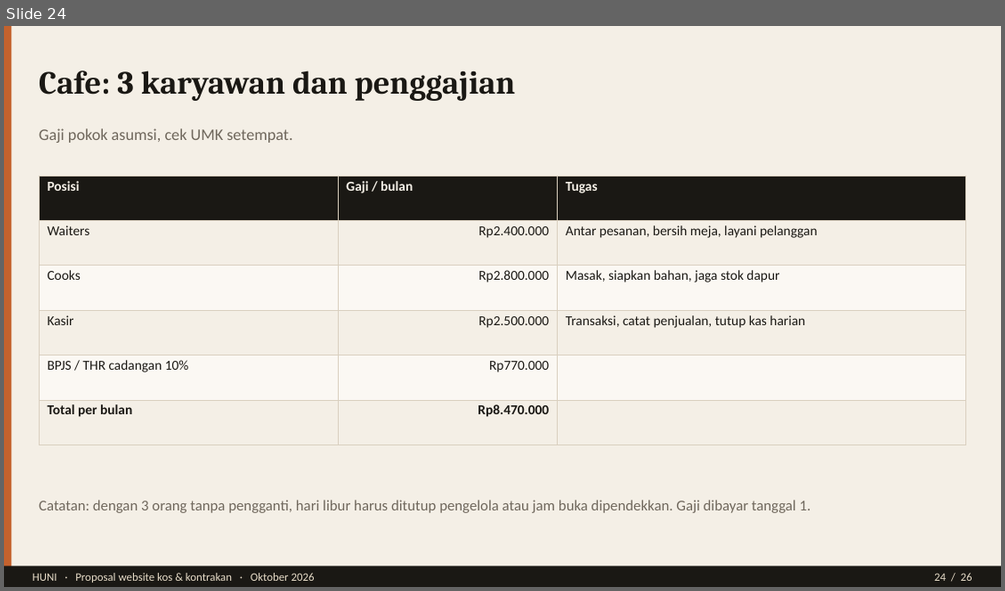
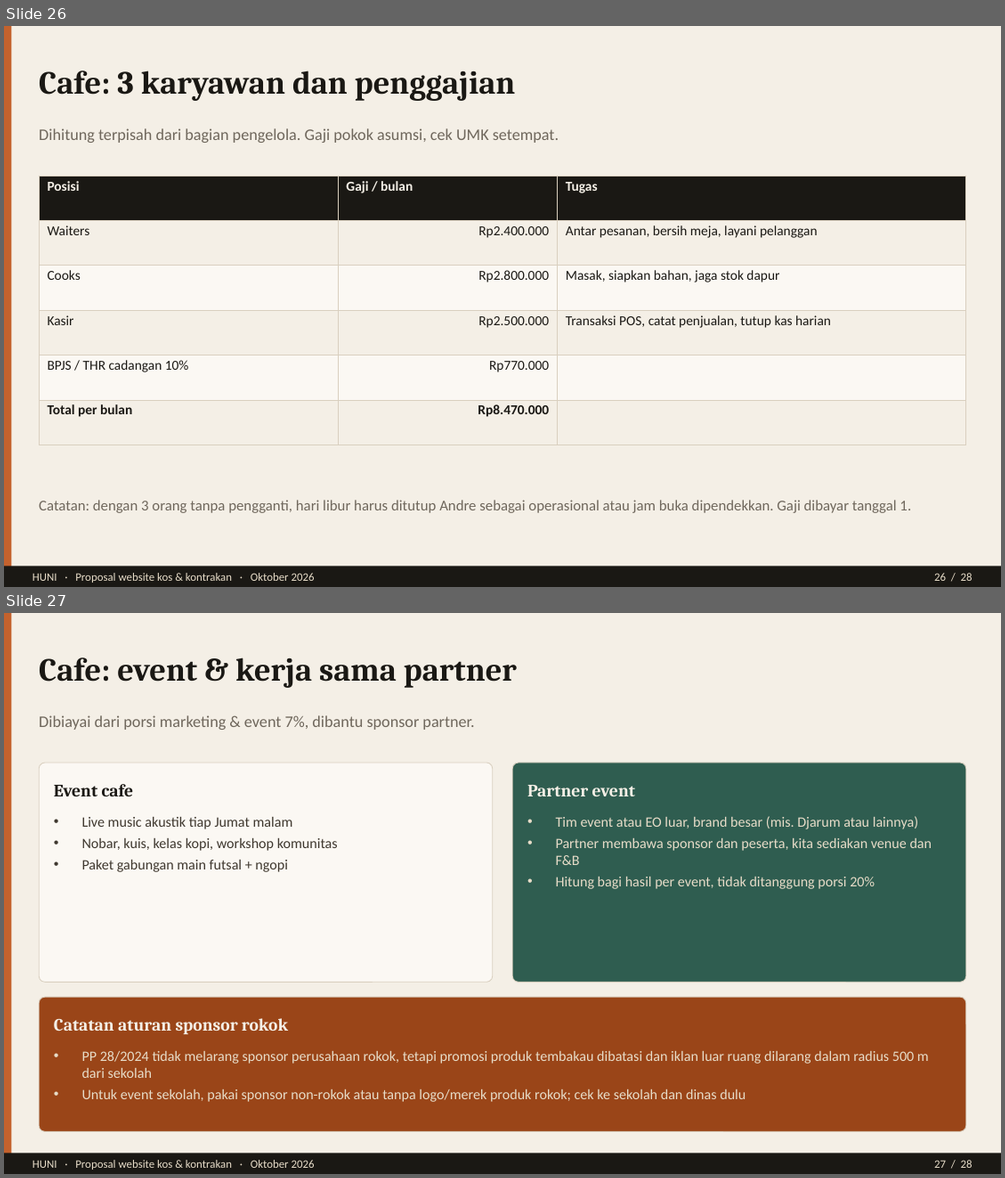
Before and after one commit to Luckywar123/Huni-porto, a slide deck: public/pitch/HUNI-Pitch-Deck-Lengkap.pptx. Shown one above the other, each under a label of ours: slide 24 before the commit, slides 26 and 27 after it. The pictures are 1005x591 and 1005x1178 pixels, drawn with LibreOffice and Linux fonts; fonts in the diff are those of the drawing. Boxes give left, top, right and bottom in pixels: in the first picture for what was removed or moved away, otherwise in the second. Text is boxed around its words. In the diff, an @@ line names an element or a change of style, - is before the commit and + after.

```diff
--- a/public/pitch/HUNI-Pitch-Deck-Lengkap.pptx
+++ b/public/pitch/HUNI-Pitch-Deck-Lengkap.pptx
@@ slide 27 added at <box>4,613,1001,1174</box>, background #FFFFFF @@
@@ rectangle added at <box>4,613,1001,1174</box>, fill #F4EFE6 @@
@@ rectangle added at <box>4,613,11,1174</box>, fill #C4622D @@
@@ text added at <box>39,657,517,688</box>, 31.2 pt, text #1A1814, bold @@
+Cafe: event & kerja sama partner
@@ text added at <box>39,715,474,730</box>, 15.6 pt, text #6F675C @@
+Dibiayai dari porsi marketing & event 7%, dibantu sponsor partner.
@@ rounded rectangle added at <box>39,763,493,981</box>, fill #FBF8F3, outline #D9CFBF 0.75 pt @@
@@ rounded rectangle added at <box>512,763,966,981</box>, fill #2F5D50, outline #D9CFBF 0.75 pt @@
@@ text added at <box>54,784,134,796</box>, 16.8 pt, text #1A1814, bold @@
+Event cafe
@@ text added at <box>527,785,635,796</box>, 16.8 pt, text #F4EFE6, bold @@
+Partner event
@@ text added at <box>82,817,338,872</box>, 13.8 pt, text #3F382F @@
+• Live music akustik tiap Jumat malam
+• Nobar, kuis, kelas kopi, workshop komunitas
+• Paket gabungan main futsal + ngopi
@@ text added at <box>556,816,932,889</box>, 13.8 pt, text #E7DCC8 @@
+• Tim event atau EO luar, brand besar (mis. Djarum atau lainnya)
+• Partner membawa sponsor dan peserta, kita sediakan venue dan F&B
+• Hitung bagi hasil per event, tidak ditanggung porsi 20%
@@ rounded rectangle added at <box>39,997,966,1131</box>, fill #9A4518, outline #D9CFBF 0.75 pt @@
@@ text added at <box>54,1018,288,1034</box>, 16.8 pt, text #F4EFE6, bold @@
+Catatan aturan sponsor rokok
@@ text added at <box>82,1051,929,1102</box>, 13.8 pt, text #E7DCC8 @@
+• PP 28/2024 tidak melarang sponsor perusahaan rokok, tetapi promosi produk tembakau dibatasi dan iklan luar ruang dilarang dalam radius 500 m dari sekolah
+• Untuk event sekolah, pakai sponsor non-rokok atau tanpa logo/merek produk rokok; cek ke sekolah dan dinas dulu
@@ rectangle added at <box>4,1153,1001,1174</box>, fill #1A1814 @@
@@ text added at <box>32,1159,315,1169</box>, 11 pt, text #E7DCC8 @@
+HUNI · Proposal website kos & kontrakan · Oktober 2026
@@ text added at <box>934,1159,972,1167</box>, 11 pt, text #E7DCC8 @@
+27 / 28
@@ what was slide 24 is now slide 26 @@
@@ slide 26 changed as well @@
@@ text at <box>39,128,558,143</box>: text changed @@
-Gaji pokok asumsi, cek UMK setempat.
+Dihitung terpisah dari bagian pengelola. Gaji pokok asumsi, cek UMK setempat.
@@ table at <box>39,176,966,420</box> @@
-row 4, column 3: Transaksi, catat penjualan, tutup kas harian
+row 4, column 3: Transaksi POS, catat penjualan, tutup kas harian
@@ text at <box>39,499,911,513</box>: text changed @@
-Catatan: dengan 3 orang tanpa pengganti, hari libur harus ditutup pengelola atau jam buka dipendekkan. Gaji dibayar tanggal 1.
+Catatan: dengan 3 orang tanpa pengganti, hari libur harus ditutup Andre sebagai operasional atau jam buka dipendekkan. Gaji dibayar tanggal 1.
@@ text at <box>934,572,972,580</box>: text changed @@
-24 / 26
+26 / 28
```
Also in this commit, not shown: 23 other slides changed, 2 other slides added, 1 slide removed, 3 other files.
